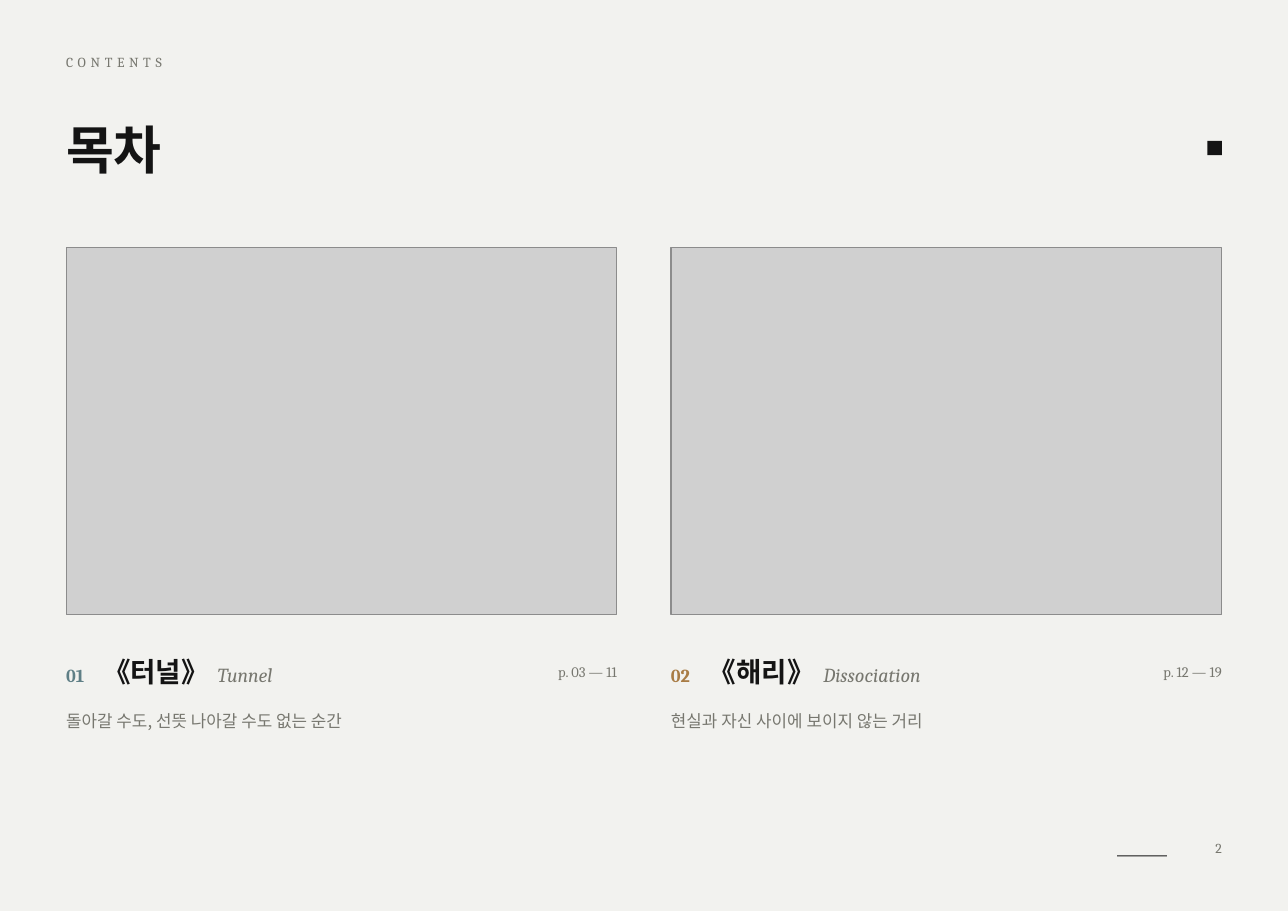
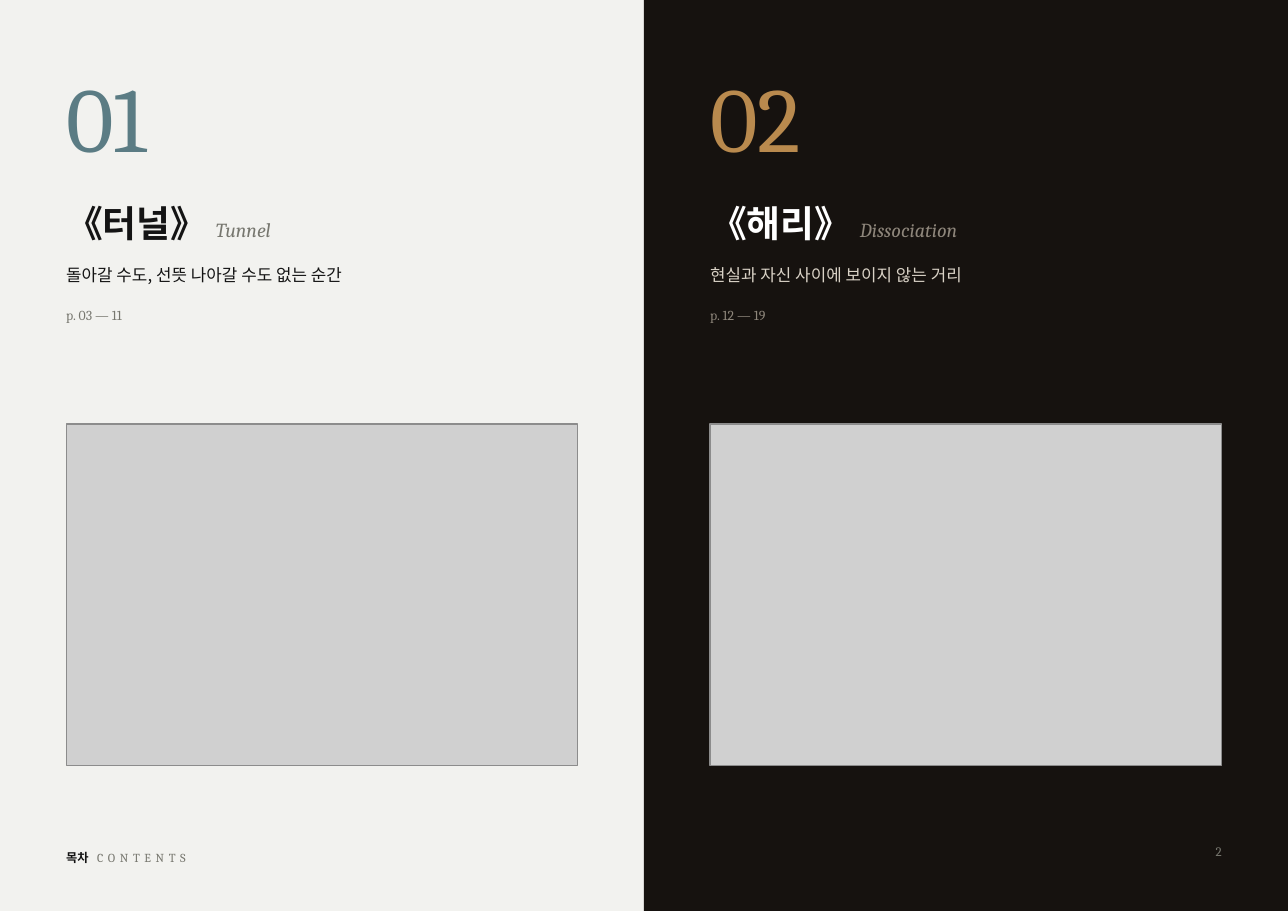
Before and after one commit to huosi012/smartview, a slide deck: slide 2 of portfolio/portfolio_A4_ko.pptx. Drawn at 1288x911 pixels with LibreOffice and Linux fonts; fonts in the diff are those of the drawing; grey boxes stand for pictures. Boxes give left, top, right and bottom in pixels: in the first picture for what was removed or moved away, otherwise in the second. Text is boxed around its words. In the diff, an @@ line names an element or a change of style, - is before the commit and + after.

```diff
--- a/portfolio/portfolio_A4_ko.pptx
+++ b/portfolio/portfolio_A4_ko.pptx
@@ rectangle added at [643, 0, 1287, 911], fill #16120F @@
@@ text added at [66, 90, 147, 153], 60 pt, text #5B7C84 @@
+01
@@ text added at [710, 90, 801, 153], 60 pt, text #B98A4E @@
+02
@@ text removed at [66, 125, 162, 174] @@
-목차
@@ rectangle removed at [1208, 141, 1222, 155] @@
@@ text at [66, 206, 271, 241]: text changed; bold off; italic on @@
-01 《터널》 Tunnel
+《터널》 Tunnel
@@ text at [710, 206, 957, 241]: text changed; text colour #77776F to #8E867B @@
-02 《해리》 Dissociation
+《해리》 Dissociation
@@ text "돌아갈 수도, 선뜻 나아갈 수도 ...": place and size @@
-text "돌아갈 수도, 선뜻 나아갈 수도 ..." at [66, 713, 342, 730]
+text "돌아갈 수도, 선뜻 나아갈 수도 ..." at [66, 267, 342, 284]
@@ text "돌아갈 수도, 선뜻 나아갈 수도 ..." at [66, 267, 342, 284]: text colour #77776F to #141414 @@
@@ picture removed at [66, 248, 617, 615] @@
@@ text "현실과 자신 사이에 보이지 않는 ...": place and size @@
-text "현실과 자신 사이에 보이지 않는 ..." at [671, 713, 923, 729]
+text "현실과 자신 사이에 보이지 않는 ..." at [710, 267, 962, 283]
@@ text "현실과 자신 사이에 보이지 않는 ..." at [710, 267, 962, 283]: text colour #77776F to #D9D2C6 @@
@@ text "p. 03 — 11": place and size @@
-text "p. 03 — 11" at [558, 667, 617, 680]
+text "p. 03 — 11" at [66, 311, 122, 323]
@@ text "p. 03 — 11" at [66, 311, 122, 323]: size 9.5 to 9 pt; alignment right to left; vertical alignment middle to top @@
@@ text "p. 12 — 19": place and size @@
-text "p. 12 — 19" at [1163, 667, 1222, 680]
+text "p. 12 — 19" at [710, 311, 766, 323]
@@ text "p. 12 — 19" at [710, 311, 766, 323]: size 9.5 to 9 pt, text colour #77776F to #8E867B; alignment right to left; vertical alignment middle to top @@
@@ picture added at [66, 424, 577, 766] @@
@@ picture: place and size @@
-picture at [671, 248, 1222, 615]
+picture at [711, 424, 1222, 766]
@@ text at [66, 851, 89, 863]: text changed; size 9 to 8 pt @@
-CONTENTS
+목차 CONTENTS
@@ line removed from (1117, 856) to (1167, 856) @@
@@ page number at [1216, 847, 1222, 856]: size 9 to 8.5 pt @@
```
Also in this commit, not shown: 15 other slides changed, 4 slides added, 4 slides removed, 1 other file.
